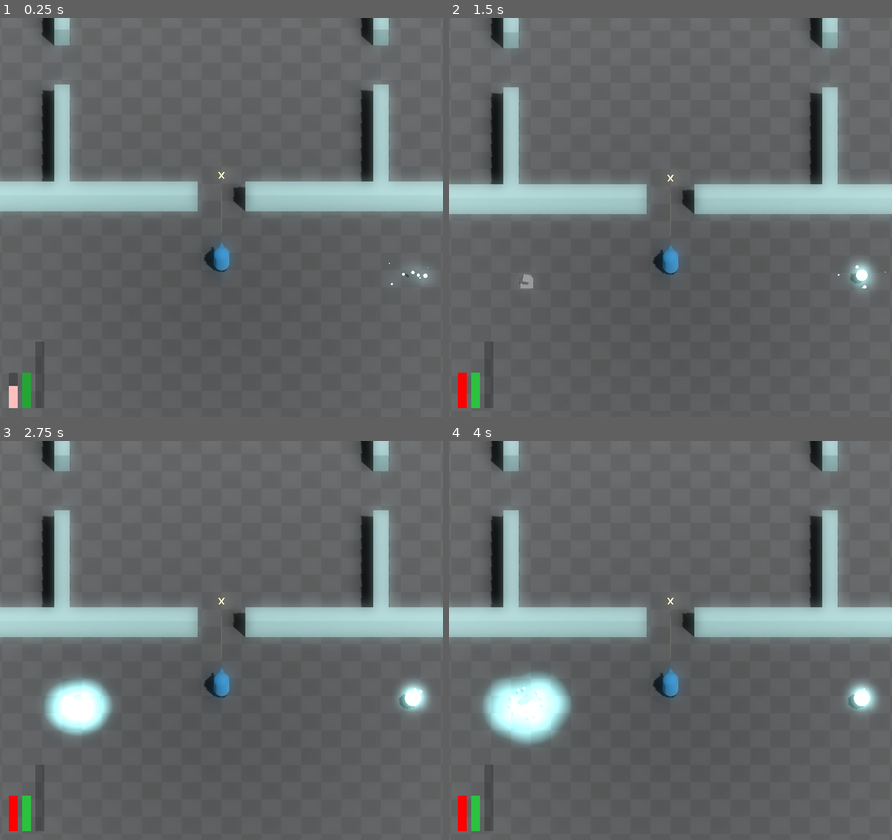
Above: before the commit, frames 1-4 (two rows, left to right).
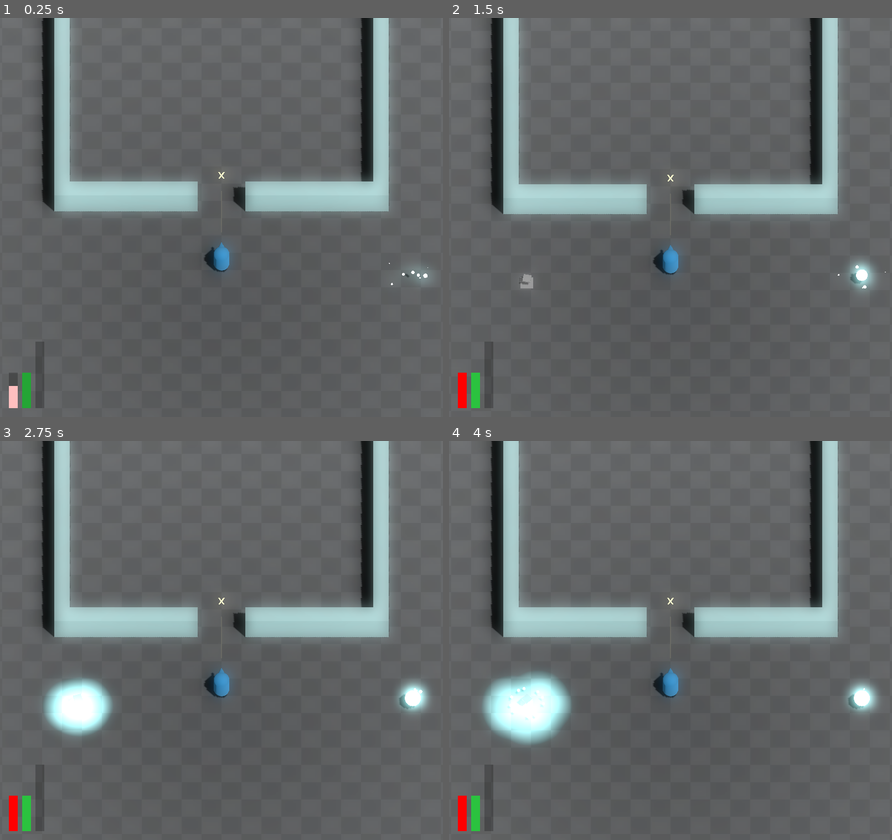
Above: after the commit, the same moments.

Repository: JackEvans24/bullet-absorb
Game: Godot game, scene res://scenes/main.tscn
Two runs of this game, one before a commit and one after it. Both use one fixed random seed, a clock stepped at 60 frames per second and the inputs below.
Inputs:
- Up to frame 1 (0.25 s): no input
- Up to frame 2 (1.5 s): no input
- Up to frame 3 (2.75 s): no input
- Up to frame 4 (4 s): no input

The runs differ from the first frame. In frame 1, 3.8% of the frame differs, in the area x 0-100%, y 2-50%; in frame 2, 3.8%; in frame 3, 3.8%; in frame 4, 3.8%.

Commit message:
feat: add configuration for waves of enemies (#24)
* refactor: rename doors to be less confusing

* chore: move room items in hierarchy

* refactor: rework room config to allow for waves

* chore: reset positions of room enemies

* chore: fix wanderer positions in room

* chore: add wanderer room to main for testing

* feat: add instantiation delay to room items

* feat: add wave configuration

* feat: add waves to wanderer room

Diff:
--- a/data/items/wanderer.tres
+++ /dev/null
@@ -1,10 +0,0 @@
-[gd_resource type="Resource" script_class="RoomItem" load_steps=3 format=3 uid="uid://bgn642fe8axyd"]
-
-[ext_resource type="PackedScene" uid="uid://btfsstt1biti7" path="res://prefabs/enemies/wanderer.tscn" id="2_bp6g1"]
-[ext_resource type="Script" path="res://scripts/data/room_item.gd" id="3_7elqv"]
-
-[resource]
-script = ExtResource("3_7elqv")
-scene = ExtResource("2_bp6g1")
-position = Vector3(0, 0, -4)
-spawn_delay = 0.0
--- a/data/items/burster.tres
+++ b/data/room_enemies/burster.tres
@@ -6,5 +6,4 @@
 [resource]
 script = ExtResource("3_wht0t")
 scene = ExtResource("2_dx208")
-position = Vector3(0, 0, -4)
-spawn_delay = 0.0
+position = Vector3(0, 0, 0)
--- a/data/items/turret.tres
+++ b/data/room_enemies/turret.tres
@@ -6,5 +6,4 @@
 [resource]
 script = ExtResource("3_cmbcb")
 scene = ExtResource("2_iu6ls")
-position = Vector3(-4, 0, 0)
-spawn_delay = 0.0
+position = Vector3(0, 0, 0)
--- /dev/null
+++ b/data/room_enemies/wanderer.tres
@@ -0,0 +1,9 @@
+[gd_resource type="Resource" script_class="RoomItem" load_steps=3 format=3 uid="uid://bgn642fe8axyd"]
+
+[ext_resource type="PackedScene" uid="uid://btfsstt1biti7" path="res://prefabs/enemies/wanderer.tscn" id="1_umjru"]
+[ext_resource type="Script" path="res://scripts/data/room_item.gd" id="2_crmpi"]
+
+[resource]
+script = ExtResource("2_crmpi")
+scene = ExtResource("1_umjru")
+position = Vector3(0, 0, 0)
--- a/data/rooms/active_rooms/burster_room.tres
+++ /dev/null
@@ -1,11 +0,0 @@
-[gd_resource type="Resource" script_class="RoomData" load_steps=3 format=3 uid="uid://g8t31vgbn4n2"]
-
-[ext_resource type="Resource" uid="uid://brkp0tbs3von" path="res://data/items/burster.tres" id="1_7fl2y"]
-[ext_resource type="Script" path="res://scripts/data/room_data.gd" id="2_isx8v"]
-
-[resource]
-script = ExtResource("2_isx8v")
-doors = 0
-spawn_delay = 0.5
-enemies = Array[Resource("res://scripts/data/room_item.gd")]([ExtResource("1_7fl2y")])
-items = Array[Resource("res://scripts/data/room_item.gd")]([])
--- a/data/rooms/active_rooms/turret_room.tres
+++ /dev/null
@@ -1,11 +0,0 @@
-[gd_resource type="Resource" script_class="RoomData" load_steps=3 format=3 uid="uid://cyhd6riuxyc1o"]
-
-[ext_resource type="Resource" uid="uid://dc32ymbotpd8b" path="res://data/items/turret.tres" id="1_7if8p"]
-[ext_resource type="Script" path="res://scripts/data/room_data.gd" id="2_i7bxo"]
-
-[resource]
-script = ExtResource("2_i7bxo")
-doors = 0
-spawn_delay = 0.0
-enemies = Array[Resource("res://scripts/data/room_item.gd")]([ExtResource("1_7if8p")])
-items = Array[Resource("res://scripts/data/room_item.gd")]([])
--- a/data/rooms/active_rooms/wanderer_room.tres
+++ /dev/null
@@ -1,11 +0,0 @@
-[gd_resource type="Resource" script_class="RoomData" load_steps=3 format=3 uid="uid://cwk1nv84gmg48"]
-
-[ext_resource type="Resource" uid="uid://bgn642fe8axyd" path="res://data/items/wanderer.tres" id="1_k7k6w"]
-[ext_resource type="Script" path="res://scripts/data/room_data.gd" id="5_jb0c2"]
-
-[resource]
-script = ExtResource("5_jb0c2")
-doors = 0
-spawn_delay = 0.5
-enemies = Array[Resource("res://scripts/data/room_item.gd")]([ExtResource("1_k7k6w")])
-items = Array[Resource("res://scripts/data/room_item.gd")]([])
--- a/data/rooms/complete_room.tres
+++ /dev/null
@@ -1,11 +0,0 @@
-[gd_resource type="Resource" script_class="RoomData" load_steps=3 format=3 uid="uid://b0qkp5nrpn54u"]
-
-[ext_resource type="Resource" uid="uid://gyohowq2vqc3" path="res://data/items/orb.tres" id="1_fc6sb"]
-[ext_resource type="Script" path="res://scripts/data/room_data.gd" id="2_81uqv"]
-
-[resource]
-script = ExtResource("2_81uqv")
-doors = 15
-spawn_delay = 0.3
-enemies = Array[Resource("res://scripts/data/room_item.gd")]([])
-items = Array[Resource("res://scripts/data/room_item.gd")]([ExtResource("1_fc6sb")])
--- a/data/rooms/inactive_room.tres
+++ /dev/null
@@ -1,10 +0,0 @@
-[gd_resource type="Resource" script_class="RoomData" load_steps=2 format=3 uid="uid://c6g6msddj6g6j"]
-
-[ext_resource type="Script" path="res://scripts/data/room_data.gd" id="3_t8x4r"]
-
-[resource]
-script = ExtResource("3_t8x4r")
-doors = 15
-spawn_delay = 0.0
-enemies = Array[Resource("res://scripts/data/room_item.gd")]([])
-items = Array[Resource("res://scripts/data/room_item.gd")]([])
--- /dev/null
+++ b/data/rooms/wanderer_room.tres
@@ -0,0 +1,47 @@
+[gd_resource type="Resource" script_class="RoomData" load_steps=12 format=3 uid="uid://cwk1nv84gmg48"]
+
+[ext_resource type="Resource" uid="uid://gyohowq2vqc3" path="res://data/room_items/orb.tres" id="1_iiop3"]
+[ext_resource type="Script" path="res://scripts/data/room_configuration.gd" id="2_xr0wc"]
+[ext_resource type="Script" path="res://scripts/data/room_data.gd" id="3_qat8g"]
+[ext_resource type="PackedScene" uid="uid://btfsstt1biti7" path="res://prefabs/enemies/wanderer.tscn" id="4_3xh7l"]
+[ext_resource type="Script" path="res://scripts/data/room_item.gd" id="5_u7xr5"]
+
+[sub_resource type="Resource" id="Resource_y1gx2"]
+script = ExtResource("2_xr0wc")
+enemies = Array[ExtResource("5_u7xr5")]([])
+items = Array[ExtResource("5_u7xr5")]([ExtResource("1_iiop3")])
+
+[sub_resource type="Resource" id="Resource_h7fxi"]
+script = ExtResource("5_u7xr5")
+scene = ExtResource("4_3xh7l")
+position = Vector3(0, 0, -4)
+delay = 1.0
+
+[sub_resource type="Resource" id="Resource_vq1kl"]
+script = ExtResource("2_xr0wc")
+enemies = Array[ExtResource("5_u7xr5")]([SubResource("Resource_h7fxi")])
+items = Array[ExtResource("5_u7xr5")]([])
+
+[sub_resource type="Resource" id="Resource_pvli3"]
+script = ExtResource("5_u7xr5")
+scene = ExtResource("4_3xh7l")
+position = Vector3(-4, 0, 0)
+delay = 1.0
+
+[sub_resource type="Resource" id="Resource_oxuu7"]
+script = ExtResource("5_u7xr5")
+scene = ExtResource("4_3xh7l")
+position = Vector3(4, 0, 0)
+delay = 1.5
+
+[sub_resource type="Resource" id="Resource_wvdje"]
+script = ExtResource("2_xr0wc")
+enemies = Array[ExtResource("5_u7xr5")]([SubResource("Resource_pvli3"), SubResource("Resource_oxuu7")])
+items = Array[ExtResource("5_u7xr5")]([])
+
+[resource]
+script = ExtResource("3_qat8g")
+untouched_doors = 2
+completed_doors = 15
+waves = Array[ExtResource("2_xr0wc")]([SubResource("Resource_vq1kl"), SubResource("Resource_wvdje")])
+completed_room = SubResource("Resource_y1gx2")
--- a/scenes/main.tscn
+++ b/scenes/main.tscn
@@ -8,9 +8,6 @@
 [ext_resource type="Resource" uid="uid://da0sxh7vg3wxe" path="res://data/camera/doors_changed_screen_shake.tres" id="2_v7lto"]
 [ext_resource type="Script" path="res://scripts/mechanics/rooms/room_controller.gd" id="3_yfuie"]
 [ext_resource type="PackedScene" uid="uid://cl1dul38xrvt2" path="res://prefabs/cameras.tscn" id="4_nws0m"]
-[ext_resource type="Resource" uid="uid://g8t31vgbn4n2" path="res://data/rooms/active_rooms/burster_room.tres" id="6_o8dac"]
-[ext_resource type="Resource" uid="uid://cyhd6riuxyc1o" path="res://data/rooms/active_rooms/turret_room.tres" id="7_4aog2"]
-[ext_resource type="Resource" uid="uid://cwk1nv84gmg48" path="res://data/rooms/active_rooms/wanderer_room.tres" id="7_wpyvy"]
 [ext_resource type="Script" path="res://scripts/effects/hit_stop.gd" id="8_dyhou"]
 [ext_resource type="PackedScene" uid="uid://bcjb1jnr0y5mb" path="res://prefabs/power/power_generator.tscn" id="9_cyv5f"]
 [ext_resource type="PackedScene" uid="uid://dd7vuam6cs4fp" path="res://prefabs/power/power_orb.tscn" id="14_c7b1x"]
@@ -59,17 +56,8 @@
 [node name="Rooms" type="Node" parent="World"]
 script = ExtResource("3_yfuie")
 
-[node name="BursterRoom" parent="World/Rooms" instance=ExtResource("2_2rk65")]
-transform = Transform3D(1, 0, 0, 0, 1, 0, 0, 0, 1, -20, 0, -9)
-active_config = ExtResource("6_o8dac")
-
 [node name="WandererRoom" parent="World/Rooms" instance=ExtResource("2_2rk65")]
 transform = Transform3D(1, 0, 0, 0, 1, 0, 0, 0, 1, 0, 0, -9)
-active_config = ExtResource("7_wpyvy")
-
-[node name="TurretRoom" parent="World/Rooms" instance=ExtResource("2_2rk65")]
-transform = Transform3D(1, 0, 0, 0, 1, 0, 0, 0, 1, 20, 0, -9)
-active_config = ExtResource("7_4aog2")
 
 [node name="HUD" parent="." instance=ExtResource("2_bqahq")]
 
--- a/scenes/room.tscn
+++ b/scenes/room.tscn
@@ -1,11 +1,10 @@
-[gd_scene load_steps=16 format=3 uid="uid://b4f4su1e66ujd"]
+[gd_scene load_steps=15 format=3 uid="uid://b4f4su1e66ujd"]
 
 [ext_resource type="Script" path="res://scripts/mechanics/rooms/room.gd" id="1_6vv4c"]
 [ext_resource type="Material" uid="uid://gclpf2kqyelh" path="res://materials/wall.tres" id="1_tpwuc"]
+[ext_resource type="Resource" uid="uid://cwk1nv84gmg48" path="res://data/rooms/wanderer_room.tres" id="2_ei3i1"]
 [ext_resource type="Script" path="res://scripts/mechanics/rooms/room_doors.gd" id="2_srwra"]
-[ext_resource type="Resource" uid="uid://c6g6msddj6g6j" path="res://data/rooms/inactive_room.tres" id="2_tytr3"]
 [ext_resource type="Script" path="res://scripts/mechanics/rooms/door.gd" id="4_r5rlm"]
-[ext_resource type="Resource" uid="uid://b0qkp5nrpn54u" path="res://data/rooms/complete_room.tres" id="4_ti4xg"]
 
 [sub_resource type="BoxShape3D" id="BoxShape3D_lg0uu"]
 size = Vector3(8, 2, 1)
@@ -40,142 +39,141 @@
 
 [node name="Room" type="Node3D"]
 script = ExtResource("1_6vv4c")
-inactive_config = ExtResource("2_tytr3")
-completed_config = ExtResource("4_ti4xg")
+data = ExtResource("2_ei3i1")
 
 [node name="Boundary" type="Node3D" parent="."]
 script = ExtResource("2_srwra")
 
-[node name="Front" type="Node3D" parent="Boundary"]
+[node name="North" type="Node3D" parent="Boundary"]
 transform = Transform3D(1, 0, 0, 0, 1, 0, 0, 0, 1, 0, 0, -9.5)
 
-[node name="Left" type="StaticBody3D" parent="Boundary/Front"]
+[node name="Left" type="StaticBody3D" parent="Boundary/North"]
 transform = Transform3D(1, 0, 0, 0, 1, 0, 0, 0, 1, -5.5, 1, 0)
 
-[node name="CollisionShape3D" type="CollisionShape3D" parent="Boundary/Front/Left"]
+[node name="CollisionShape3D" type="CollisionShape3D" parent="Boundary/North/Left"]
 shape = SubResource("BoxShape3D_lg0uu")
 
-[node name="MeshInstance3D" type="MeshInstance3D" parent="Boundary/Front/Left"]
+[node name="MeshInstance3D" type="MeshInstance3D" parent="Boundary/North/Left"]
 mesh = SubResource("BoxMesh_u7btn")
 
-[node name="Right" type="StaticBody3D" parent="Boundary/Front"]
+[node name="Right" type="StaticBody3D" parent="Boundary/North"]
 transform = Transform3D(1, 0, 0, 0, 1, 0, 0, 0, 1, 5.5, 1, 0)
 
-[node name="CollisionShape3D" type="CollisionShape3D" parent="Boundary/Front/Right"]
+[node name="CollisionShape3D" type="CollisionShape3D" parent="Boundary/North/Right"]
 shape = SubResource("BoxShape3D_lg0uu")
 
-[node name="MeshInstance3D" type="MeshInstance3D" parent="Boundary/Front/Right"]
+[node name="MeshInstance3D" type="MeshInstance3D" parent="Boundary/North/Right"]
 mesh = SubResource("BoxMesh_u7btn")
 
-[node name="Door" type="StaticBody3D" parent="Boundary/Front"]
+[node name="Door" type="StaticBody3D" parent="Boundary/North"]
 transform = Transform3D(1, 0, 0, 0, 1, 0, 0, 0, 1, 0, 1, 0)
 visible = false
 script = ExtResource("4_r5rlm")
 
-[node name="Collider" type="CollisionShape3D" parent="Boundary/Front/Door"]
+[node name="Collider" type="CollisionShape3D" parent="Boundary/North/Door"]
 shape = SubResource("BoxShape3D_5jioj")
 disabled = true
 
-[node name="Mesh" type="MeshInstance3D" parent="Boundary/Front/Door"]
+[node name="Mesh" type="MeshInstance3D" parent="Boundary/North/Door"]
 mesh = SubResource("BoxMesh_7k0b8")
 
-[node name="Back" type="Node3D" parent="Boundary"]
+[node name="South" type="Node3D" parent="Boundary"]
 transform = Transform3D(1, 0, 0, 0, 1, 0, 0, 0, 1, 0, 0, 9.5)
 
-[node name="Left" type="StaticBody3D" parent="Boundary/Back"]
+[node name="Left" type="StaticBody3D" parent="Boundary/South"]
 transform = Transform3D(1, 0, 0, 0, 1, 0, 0, 0, 1, -5.5, 1, 0)
 
-[node name="CollisionShape3D" type="CollisionShape3D" parent="Boundary/Back/Left"]
+[node name="CollisionShape3D" type="CollisionShape3D" parent="Boundary/South/Left"]
 shape = SubResource("BoxShape3D_lg0uu")
 
-[node name="MeshInstance3D" type="MeshInstance3D" parent="Boundary/Back/Left"]
+[node name="MeshInstance3D" type="MeshInstance3D" parent="Boundary/South/Left"]
 mesh = SubResource("BoxMesh_u7btn")
 
-[node name="Right" type="StaticBody3D" parent="Boundary/Back"]
+[node name="Right" type="StaticBody3D" parent="Boundary/South"]
 transform = Transform3D(1, 0, 0, 0, 1, 0, 0, 0, 1, 5.5, 1, 0)
 
-[node name="CollisionShape3D" type="CollisionShape3D" parent="Boundary/Back/Right"]
+[node name="CollisionShape3D" type="CollisionShape3D" parent="Boundary/South/Right"]
 shape = SubResource("BoxShape3D_lg0uu")
 
-[node name="MeshInstance3D" type="MeshInstance3D" parent="Boundary/Back/Right"]
+[node name="MeshInstance3D" type="MeshInstance3D" parent="Boundary/South/Right"]
 mesh = SubResource("BoxMesh_u7btn")
 
-[node name="Door" type="StaticBody3D" parent="Boundary/Back"]
+[node name="Door" type="StaticBody3D" parent="Boundary/South"]
 transform = Transform3D(1, 0, 0, 0, 1, 0, 0, 0, 1, 0, 1, 0)
 visible = false
 script = ExtResource("4_r5rlm")
 
-[node name="Collider" type="CollisionShape3D" parent="Boundary/Back/Door"]
+[node name="Collider" type="CollisionShape3D" parent="Boundary/South/Door"]
 shape = SubResource("BoxShape3D_5jioj")
 disabled = true
 
-[node name="Mesh" type="MeshInstance3D" parent="Boundary/Back/Door"]
+[node name="Mesh" type="MeshInstance3D" parent="Boundary/South/Door"]
 mesh = SubResource("BoxMesh_7k0b8")
 
-[node name="Left" type="Node3D" parent="Boundary"]
-transform = Transform3D(1, 0, 0, 0, 1, 0, 0, 0, 1, -10, 0, 0)
+[node name="East" type="Node3D" parent="Boundary"]
+transform = Transform3D(1, 0, 0, 0, 1, 0, 0, 0, 1, 10, 0, 0)
 
-[node name="Forward" type="StaticBody3D" parent="Boundary/Left"]
+[node name="Forward" type="StaticBody3D" parent="Boundary/East"]
 transform = Transform3D(1, 0, 0, 0, 1, 0, 0, 0, 1, 0, 1, -6)
 
-[node name="CollisionShape3D" type="CollisionShape3D" parent="Boundary/Left/Forward"]
+[node name="CollisionShape3D" type="CollisionShape3D" parent="Boundary/East/Forward"]
 shape = SubResource("BoxShape3D_n0m7c")
 
-[node name="MeshInstance3D" type="MeshInstance3D" parent="Boundary/Left/Forward"]
+[node name="MeshInstance3D" type="MeshInstance3D" parent="Boundary/East/Forward"]
 mesh = SubResource("BoxMesh_4s2ht")
 
-[node name="Back" type="StaticBody3D" parent="Boundary/Left"]
+[node name="Back" type="StaticBody3D" parent="Boundary/East"]
 transform = Transform3D(1, 0, 0, 0, 1, 0, 0, 0, 1, 0, 1, 6)
 
-[node name="CollisionShape3D" type="CollisionShape3D" parent="Boundary/Left/Back"]
+[node name="CollisionShape3D" type="CollisionShape3D" parent="Boundary/East/Back"]
 shape = SubResource("BoxShape3D_n0m7c")
 
-[node name="MeshInstance3D" type="MeshInstance3D" parent="Boundary/Left/Back"]
+[node name="MeshInstance3D" type="MeshInstance3D" parent="Boundary/East/Back"]
 mesh = SubResource("BoxMesh_4s2ht")
 
-[node name="Door" type="StaticBody3D" parent="Boundary/Left"]
+[node name="Door" type="StaticBody3D" parent="Boundary/East"]
 transform = Transform3D(1, 0, 0, 0, 1, 0, 0, 0, 1, 0, 1, 0)
 visible = false
 script = ExtResource("4_r5rlm")
 
-[node name="Collider" type="CollisionShape3D" parent="Boundary/Left/Door"]
+[node name="Collider" type="CollisionShape3D" parent="Boundary/East/Door"]
 shape = SubResource("BoxShape3D_puwbh")
 disabled = true
 
-[node name="Mesh" type="MeshInstance3D" parent="Boundary/Left/Door"]
+[node name="Mesh" type="MeshInstance3D" parent="Boundary/East/Door"]
 mesh = SubResource("BoxMesh_0j41g")
 
-[node name="Right" type="Node3D" parent="Boundary"]
-transform = Transform3D(1, 0, 0, 0, 1, 0, 0, 0, 1, 10, 0, 0)
+[node name="West" type="Node3D" parent="Boundary"]
+transform = Transform3D(1, 0, 0, 0, 1, 0, 0, 0, 1, -10, 0, 0)
 
-[node name="Forward" type="StaticBody3D" parent="Boundary/Right"]
+[node name="Forward" type="StaticBody3D" parent="Boundary/West"]
 transform = Transform3D(1, 0, 0, 0, 1, 0, 0, 0, 1, 0, 1, -6)
 
-[node name="CollisionShape3D" type="CollisionShape3D" parent="Boundary/Right/Forward"]
+[node name="CollisionShape3D" type="CollisionShape3D" parent="Boundary/West/Forward"]
 shape = SubResource("BoxShape3D_n0m7c")
 
-[node name="MeshInstance3D" type="MeshInstance3D" parent="Boundary/Right/Forward"]
+[node name="MeshInstance3D" type="MeshInstance3D" parent="Boundary/West/Forward"]
 mesh = SubResource("BoxMesh_4s2ht")
 
-[node name="Back" type="StaticBody3D" parent="Boundary/Right"]
+[node name="Back" type="StaticBody3D" parent="Boundary/West"]
 transform = Transform3D(1, 0, 0, 0, 1, 0, 0, 0, 1, 0, 1, 6)
 
-[node name="CollisionShape3D" type="CollisionShape3D" parent="Boundary/Right/Back"]
+[node name="CollisionShape3D" type="CollisionShape3D" parent="Boundary/West/Back"]
 shape = SubResource("BoxShape3D_n0m7c")
 
-[node name="MeshInstance3D" type="MeshInstance3D" parent="Boundary/Right/Back"]
+[node name="MeshInstance3D" type="MeshInstance3D" parent="Boundary/West/Back"]
 mesh = SubResource("BoxMesh_4s2ht")
 
-[node name="Door" type="StaticBody3D" parent="Boundary/Right"]
+[node name="Door" type="StaticBody3D" parent="Boundary/West"]
 transform = Transform3D(1, 0, 0, 0, 1, 0, 0, 0, 1, 0, 1, 0)
 visible = false
 script = ExtResource("4_r5rlm")
 
-[node name="Collider" type="CollisionShape3D" parent="Boundary/Right/Door"]
+[node name="Collider" type="CollisionShape3D" parent="Boundary/West/Door"]
 shape = SubResource("BoxShape3D_puwbh")
 disabled = true
 
-[node name="Mesh" type="MeshInstance3D" parent="Boundary/Right/Door"]
+[node name="Mesh" type="MeshInstance3D" parent="Boundary/West/Door"]
 mesh = SubResource("BoxMesh_0j41g")
 
 [node name="PlayerDetection" type="Area3D" parent="."]
--- /dev/null
+++ b/scripts/data/room_configuration.gd
@@ -0,0 +1,4 @@
+class_name RoomConfiguration extends Resource
+
+@export var enemies: Array[RoomItem]
+@export var items: Array[RoomItem]
--- a/scripts/data/room_data.gd
+++ b/scripts/data/room_data.gd
@@ -1,6 +1,6 @@
 class_name RoomData extends Resource
 
-@export_flags("FORWARD", "BACK", "LEFT", "RIGHT") var doors := 0
-@export var spawn_delay: float
-@export var enemies: Array[RoomItem]
-@export var items: Array[RoomItem]
+@export_flags("NORTH", "SOUTH", "EAST", "WEST") var untouched_doors := 0
+@export_flags("NORTH", "SOUTH", "EAST", "WEST") var completed_doors := 0
+@export var waves: Array[RoomConfiguration]
+@export var completed_room: RoomConfiguration
--- a/scripts/data/room_item.gd
+++ b/scripts/data/room_item.gd
@@ -2,3 +2,4 @@
 
 @export var scene: PackedScene
 @export var position: Vector3
+@export var delay: float
--- a/scripts/mechanics/rooms/room.gd
+++ b/scripts/mechanics/rooms/room.gd
@@ -3,18 +3,17 @@
 
 signal doors_changed
 
-@export var active_config: RoomData
-@export var inactive_config: RoomData
-@export var completed_config: RoomData
+@export var data: RoomData
 
 @onready var boundary: RoomBoundary = $Boundary
 @onready var player_detection: Area3D = $PlayerDetection
 
 var player: Node3D
 var enemy_count = 0
+var wave_index = 0
 
 func _ready():
-	set_room_configuration(inactive_config)
+	set_doors(data.untouched_doors)
 	player_detection.body_entered.connect(_on_player_entered)
 
 func _on_player_entered(body: Node3D):
@@ -25,16 +24,10 @@
 	call_deferred("on_first_entry")
 
 func on_first_entry():
-	set_room_configuration(active_config)
+	close_all_doors()
+	set_room_configuration(data.waves[wave_index])
 
-func set_room_configuration(config: RoomData):
-	var doors_set = set_doors(config)
-	if doors_set:
-		doors_changed.emit()
-
-	if config.spawn_delay > 0.0:
-		await get_tree().create_timer(config.spawn_delay).timeout
-
+func set_room_configuration(config: RoomConfiguration):
 	for enemy_config in config.enemies:
 		add_enemy(enemy_config)
 		enemy_count += 1
@@ -42,11 +35,14 @@
 		add_item(item_config)
 
 func add_enemy(enemy_config: RoomItem):
-	var enemy = add_item(enemy_config) as Enemy
+	var enemy = await add_item(enemy_config) as Enemy
 	enemy.set_target(player)
 	enemy.died.connect(_on_enemy_died)
 
 func add_item(item_config: RoomItem) -> Node3D:
+	if item_config.delay > 0.0:
+		await get_tree().create_timer(item_config.delay).timeout
+
 	var item = item_config.scene.instantiate() as Node3D
 	add_child(item)
 	item.position = item_config.position
@@ -58,13 +54,22 @@
 
 	enemy_count -= 1
 	if enemy_count == 0:
-		call_deferred("on_room_complete")
+		call_deferred("on_wave_complete")
 
-func on_room_complete():
-	set_room_configuration(completed_config)
+func on_wave_complete():
+	wave_index += 1
+	if wave_index < len(data.waves):
+		set_room_configuration(data.waves[wave_index])
+		return
 
-func set_doors(config: RoomData) -> bool:
-	if not boundary.doors_need_changing(config.doors):
-		return false
-	boundary.set_doors(config.doors)
-	return true
+	set_doors(data.completed_doors)
+	set_room_configuration(data.completed_room)
+
+func close_all_doors():
+	set_doors(0)
+
+func set_doors(doors: int):
+	if not boundary.doors_need_changing(doors):
+		return
+	boundary.set_doors(doors)
+	doors_changed.emit()
--- a/scripts/mechanics/rooms/room_doors.gd
+++ b/scripts/mechanics/rooms/room_doors.gd
@@ -1,26 +1,26 @@
 class_name RoomBoundary
 extends Node3D
 
-enum Walls {FORWARD = 1, BACK = 2, LEFT = 4, RIGHT = 8}
+enum Walls {NORTH = 1, SOUTH = 2, EAST = 4, WEST = 8}
 
-@onready var front_door: Door = $Front/Door
-@onready var back_door: Door = $Back/Door
-@onready var left_door: Door = $Left/Door
-@onready var right_door: Door = $Right/Door
+@onready var north_door: Door = $North/Door
+@onready var south_door: Door = $South/Door
+@onready var east_door: Door = $East/Door
+@onready var west_door: Door = $West/Door
 
 func doors_need_changing(doors: int) -> bool:
-	if (doors&Walls.FORWARD != 0) == front_door.is_closed:
+	if (doors&Walls.NORTH != 0) == north_door.is_closed:
 		return true
-	if (doors&Walls.BACK != 0) == back_door.is_closed:
+	if (doors&Walls.SOUTH != 0) == south_door.is_closed:
 		return true
-	if (doors&Walls.LEFT != 0) == left_door.is_closed:
+	if (doors&Walls.WEST != 0) == west_door.is_closed:
 		return true
-	if (doors&Walls.RIGHT != 0) == right_door.is_closed:
+	if (doors&Walls.EAST != 0) == east_door.is_closed:
 		return true
 	return false
 
 func set_doors(doors: int):
-	front_door.set_closed(doors&Walls.FORWARD == 0)
-	back_door.set_closed(doors&Walls.BACK == 0)
-	left_door.set_closed(doors&Walls.LEFT == 0)
-	right_door.set_closed(doors&Walls.RIGHT == 0)
+	north_door.set_closed(doors&Walls.NORTH == 0)
+	south_door.set_closed(doors&Walls.SOUTH == 0)
+	west_door.set_closed(doors&Walls.WEST == 0)
+	east_door.set_closed(doors&Walls.EAST == 0)
Renamed: data/items/generator.tres -> data/room_items/generator.tres
Renamed: data/items/orb.tres -> data/room_items/orb.tres
Not shown: 1 places in scenes/main.tscn that only renumber resources
